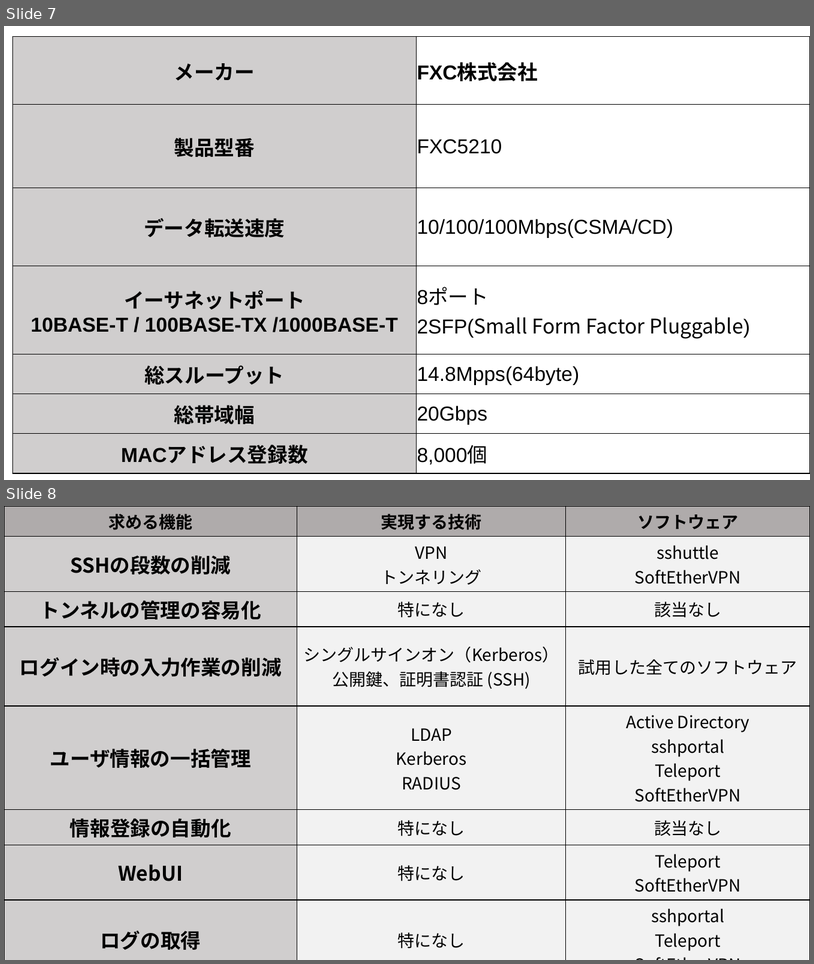
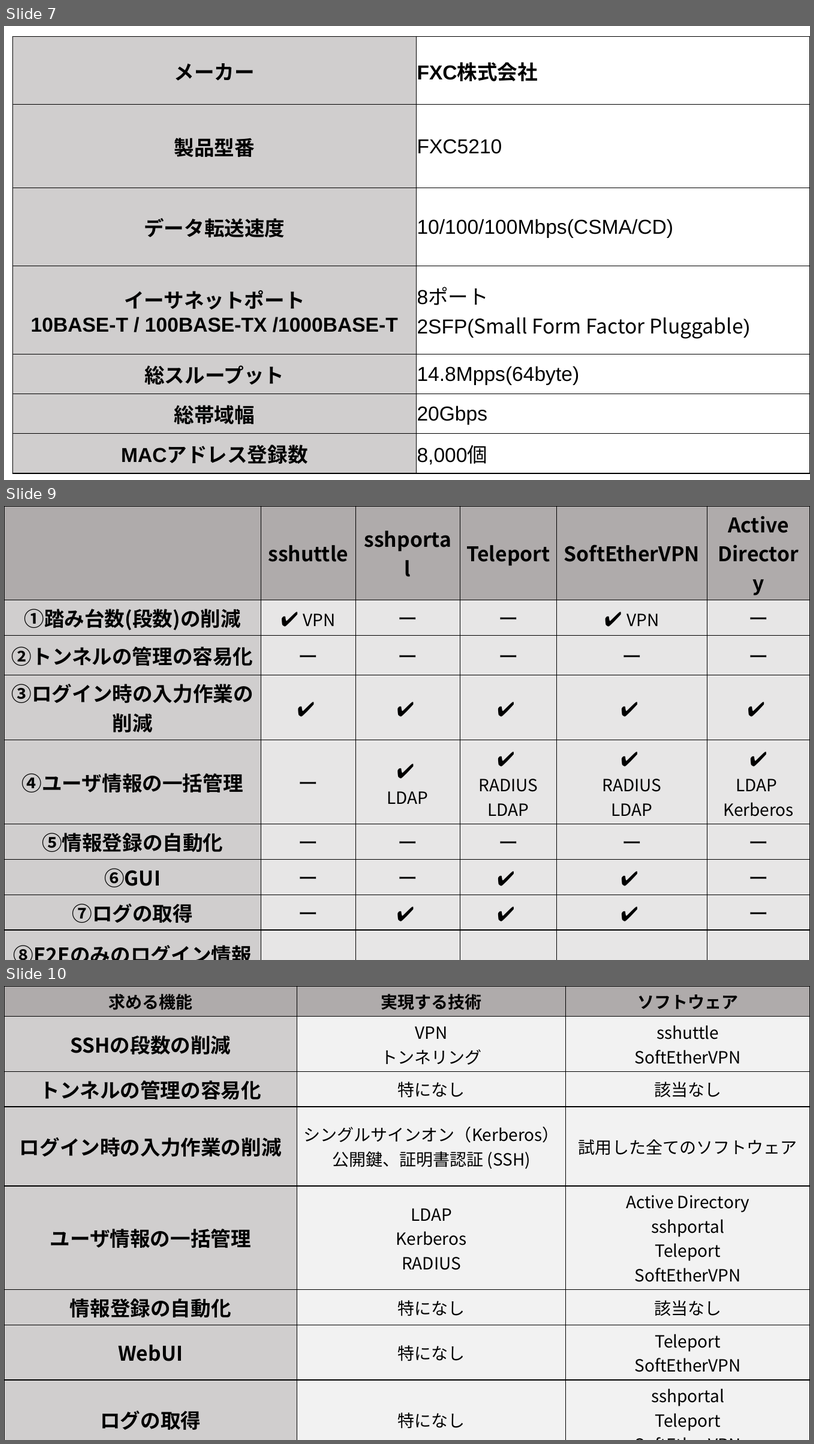
Before and after one commit to Alice-to-Bob/Graduate_School, a slide deck: SUBTHEME/graphs/telework_list.pptx. Shown one above the other, each under a label of ours: slides 7 and 8 before the commit, slides 7, 9 and 10 after it; the slides between them are not shown. The pictures are 814x964 and 814x1444 pixels, drawn with LibreOffice and Linux fonts; fonts in the diff are those of the drawing. Boxes give left, top, right and bottom in pixels: in the first picture for what was removed or moved away, otherwise in the second. Text is boxed around its words. In the diff, an @@ line names an element or a change of style, - is before the commit and + after.

```diff
--- a/SUBTHEME/graphs/telework_list.pptx
+++ b/SUBTHEME/graphs/telework_list.pptx
@@ slide 9 added at bbox=[4, 506, 810, 960], background #FFFFFF @@
@@ table added at bbox=[4, 506, 810, 939], 9 rows, 6 columns @@
+ | sshuttle | sshportal | Teleport | SoftEtherVPN | Active Directory
+①踏み台数(段数)の削減 | ✔️ VPN | ー | ー | ✔️ VPN | ー
+②トンネルの管理の容易化 | ー | ー | ー | ー | ー
+③ログイン時の入力作業の削減 | ✔️ | ✔️ | ✔️ | ✔️ | ✔️
+④ユーザ情報の一括管理 | ー | ✔️ / LDAP | ✔️ / RADIUS LDAP | ✔️ / RADIUS LDAP | ✔️ / LDAP Kerberos
+⑤情報登録の自動化 | ー | ー | ー | ー | ー
+⑥GUI | ー | ー | ✔️ | ✔️ | ー
+⑦ログの取得 | ー | ✔️ | ✔️ | ✔️ | ー
+⑧E2Eのみのログイン情報による利用 | ✔️ VPN | ー | ー | ✔️ VPN | ー
@@ what was slide 8 is now slide 10 @@
```
Also in this commit, not shown: 1 other slide added, 9 other files.
